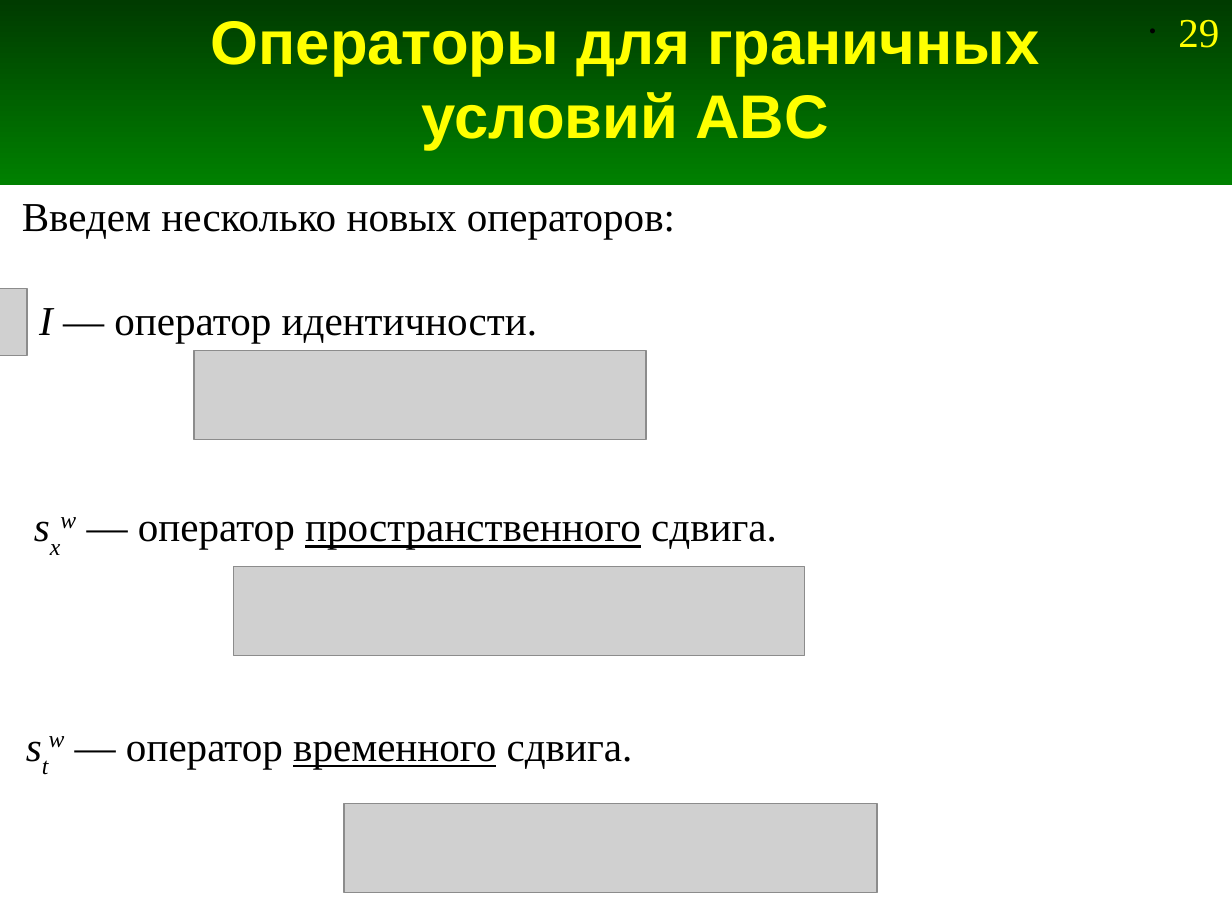
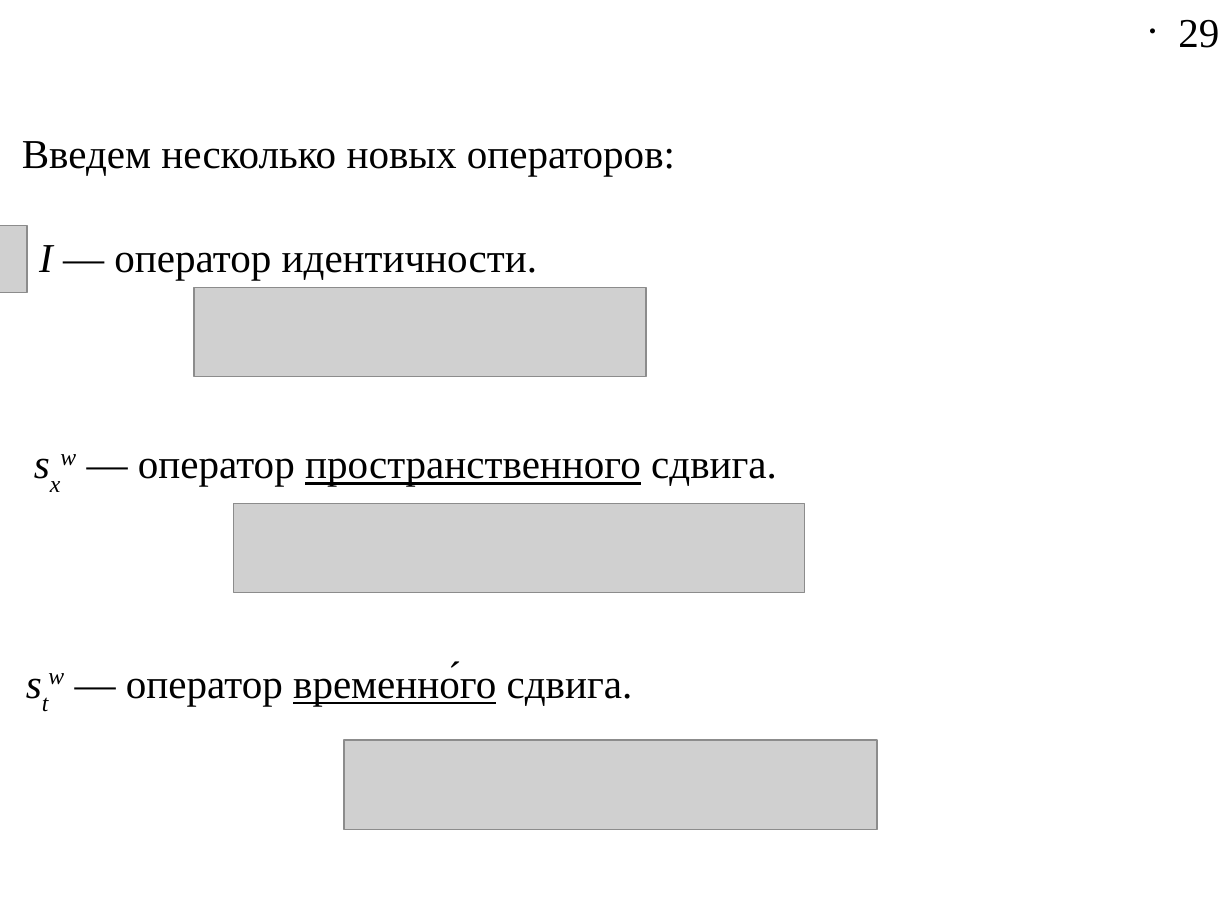
Before and after one commit to Jenyay/modelling, a slide deck: slide 29 of fdtd/presentations/09. FDTD-1D ABC.odp. Drawn at 1232x924 pixels with LibreOffice and Linux fonts; fonts in the diff are those of the drawing; grey boxes stand for pictures. Boxes give left, top, right and bottom in pixels: in the first picture for what was removed or moved away, otherwise in the second. Text is boxed around its words. In the diff, an @@ line names an element or a change of style, - is before the commit and + after.

```diff
--- a/fdtd/presentations/09. FDTD-1D ABC.odp
+++ b/fdtd/presentations/09. FDTD-1D ABC.odp
@@ rectangle removed at box(0, 0, 1232, 185) @@
@@ title removed at box(211, 21, 1039, 150) @@
-Операторы для граничных условий ABC
@@ page number at box(1178, 19, 1219, 48): text colour #FFFF00 to #000000 @@
@@ text "Введем несколько новых операторов:": place and size @@
-text "Введем несколько новых операторов:" at box(22, 204, 675, 239)
+text "Введем несколько новых операторов:" at box(22, 141, 675, 176)
@@ 4 pictures, 1 text: place and size @@
-4 pictures, 1 text at box(0, 288, 877, 892)
+4 pictures, 1 text at box(0, 225, 877, 829)
@@ text "sxw — оператор пространственного сдвига.": place and size @@
-text "sxw — оператор пространственного сдвига." at box(138, 521, 777, 549)
+text "sxw — оператор пространственного сдвига." at box(138, 458, 777, 486)
@@ text at box(126, 666, 633, 706): text changed @@
-stw — оператор временного сдвига.
+stw — оператор временно́го сдвига.
```
Also in this commit, not shown: 14 other slides changed, 4 slides added, 4 slides removed, 3 other files.
